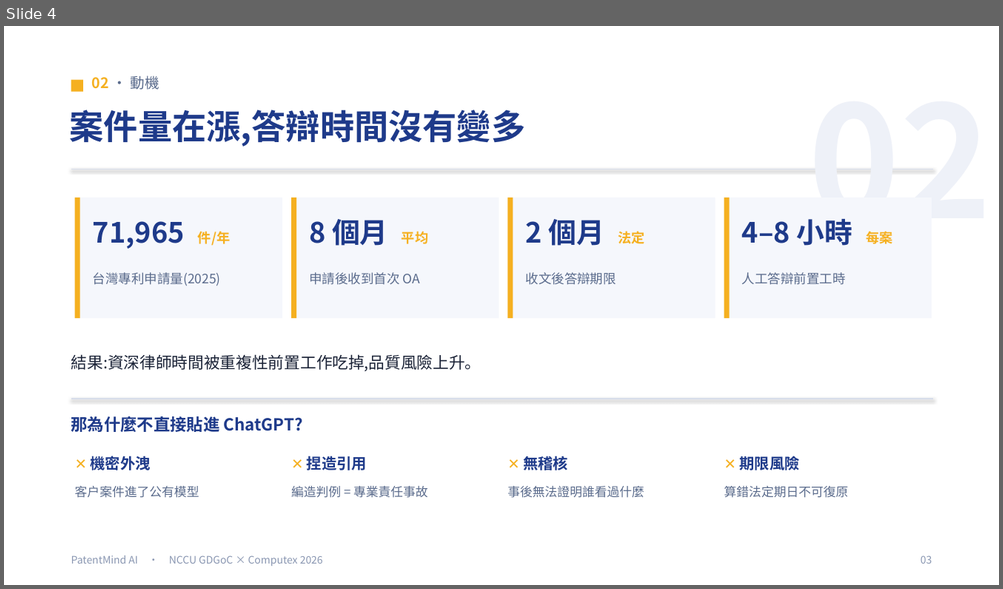
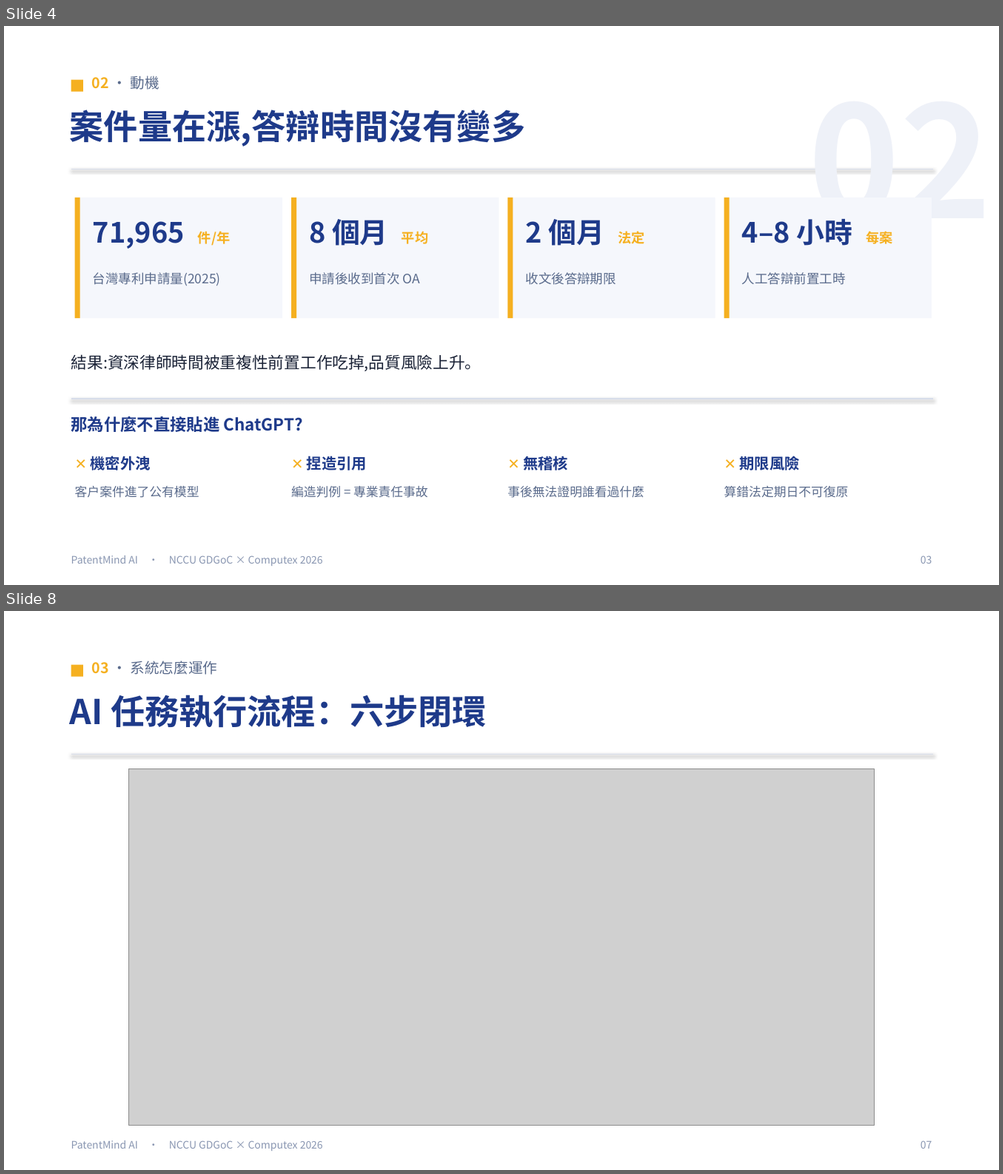
Before and after one commit to Adrian-Kao/shin-lee, a slide deck: presentation/PatentMind_簡報.pptx. Shown one above the other, each under a label of ours: slide 4 before the commit, slides 4 and 8 after it; the slides between them are not shown. The pictures are 1003x589 and 1003x1174 pixels, drawn with LibreOffice and Linux fonts; fonts in the diff are those of the drawing; grey boxes stand for pictures. Boxes give left, top, right and bottom in pixels: in the first picture for what was removed or moved away, otherwise in the second. Text is boxed around its words. In the diff, an @@ line names an element or a change of style, - is before the commit and + after.

Commit message:
deck: add 4 feedback diagrams (operation flow, module arch, data flow, AI flow)
- New make_flow_diagrams.py: 操作流程 swimlanes, 資料流 4-column map,
  AI 任務執行流程 6-step snake with degrade banner
- Section 3 restructured: 操作流程 → 功能模組架構 → 資料流 → AI 任務
  → 信任設計 (replaces the solution-cards slide; deck now 17 slides)
- architecture.png: trim 300px blank bottom (caption was pushed
  off-slide), widen canvas so Dify/Ollama cards stop clipping, fix
  CJK tofu in digiRunner sub-label (Arial → JhengHei)
- Full-width punctuation across diagram titles/captions

```diff
--- a/presentation/PatentMind_簡報.pptx
+++ b/presentation/PatentMind_簡報.pptx
@@ slide 8 added at box(4, 611, 999, 1170), background #FFFFFF @@
@@ rectangle added at box(71, 665, 83, 677), fill #F5B020 @@
@@ text added at box(92, 661, 218, 675), 14 pt, text #5A6B8C @@
+03 · 系統怎麼運作
@@ text added at box(70, 695, 486, 728), 33 pt, text #1E3A8A, bold @@
+AI 任務執行流程：六步閉環
@@ elbow line added from (71, 755) to (933, 755), #D7DDEA 1.2 pt @@
@@ picture added at box(128, 769, 874, 1126) @@
@@ text added at box(71, 1141, 323, 1151), 10 pt, text #8A97B2 @@
+PatentMind AI · NCCU GDGoC × Computex 2026
@@ text added at box(920, 1141, 932, 1149), 10 pt, text #8A97B2 @@
+07
```
Also in this commit, not shown: 10 slides changed, 2 other slides added, 1 slide removed, 21 other files.
